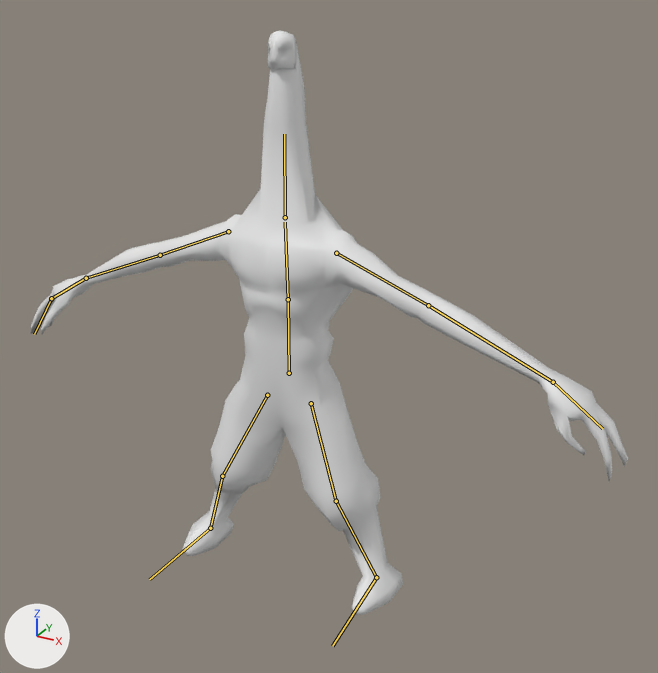
The glTF model fighters/Mutant/Mutant.glb: old version first, new version second.
Camera for both pictures: a 50 mm lens placed at (5.15, -8.42, 7.87), pointed at (0.27, 0.46, 3.43). The lights are fixed; the arrows at lower left show +X, +Y and +Z. The first picture is the older version. The bones that change, and the others that lie on the model, are drawn over the model as lines.

In view in the first picture: 'mutantmaske', 'mutantmesh'.
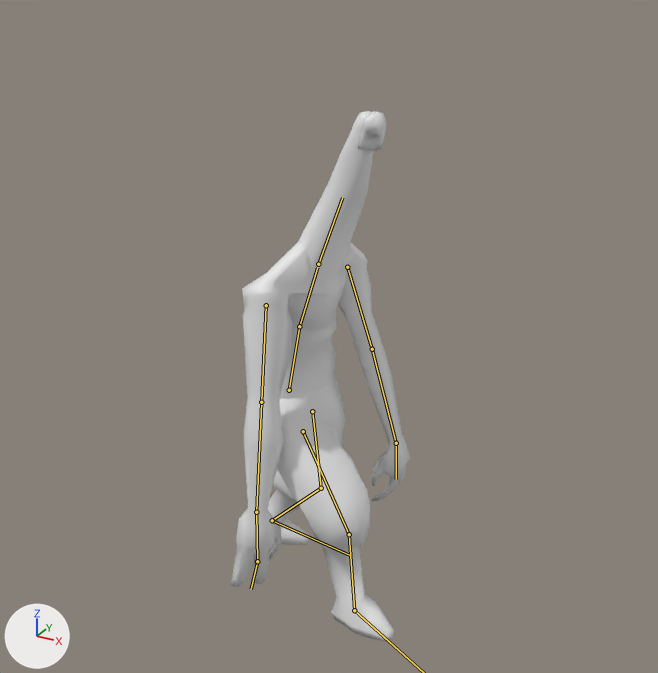
The newer file adds an action. The first version stands in its rest pose; the second is drawn at frame 34 of the action 'Walkb'.

What differs and where, as boxes [x1, y1, x2, y2] in the pictures (658 x 673 px):
```json
{"object": "mutantmesh", "change": "posed", "before": [30, 44, 628, 615], "after": [230, 111, 410, 642], "on screen": "70% narrower, 7% shorter"}
{"object": "mutantmaske", "change": "posed", "before": [268, 31, 297, 69], "after": [357, 111, 386, 151]}
{"bone": "Bone", "before": "(289, 373) to (288, 299)", "after": "(289, 390) to (299, 326)"}
{"bone": "Bone.001", "before": "(288, 299) to (285, 222)", "after": "(299, 326) to (317, 267)"}
{"bone": "Bone.002", "before": "(285, 217) to (284, 134)", "after": "(318, 264) to (342, 197)"}
{"bone": "Bone.003", "before": "(336, 253) to (428, 305)", "after": "(347, 267) to (372, 349)"}
{"bone": "Bone.005", "before": "(228, 231) to (160, 255)", "after": "(266, 305) to (261, 402)"}
{"bone": "Bone.010", "before": "(311, 403) to (336, 501)", "after": "(312, 411) to (321, 488)"}
{"bone": "Bone.011", "before": "(336, 501) to (376, 577)", "after": "(321, 488) to (272, 520)"}
{"bone": "Bone.012", "before": "(376, 577) to (332, 646)", "after": "(272, 520) to (350, 555)"}
{"bone": "Bone.013", "before": "(267, 395) to (222, 476)", "after": "(303, 431) to (349, 534)"}
{"bone": "Bone.014", "before": "(222, 476) to (210, 528)", "after": "(349, 534) to (354, 610)"}
```

The change, as JSON lines over the scene's bpy script:
```json
{"block": "bone_bone", "where": "bone_bone = bpy.data.objects['mutantarmature'].pose.bones['Bone']"}
{"op": "set", "path": "bone_bone.location", "old": "(0.0, 0.0, 0.0)", "new": "(-0.23, -0.45, -0.37)"}
{"op": "set", "path": "bone_bone.rotation_quaternion", "old": "(1.0, 0.0, 0.0, 0.0)", "new": "(0.774, 0.08, 0.625, -0.065)", "note": "degrees (0, 0, 0) -> degrees (12, 78, 0)"}
{"block": "bone_bone_001", "where": "bone_bone_001 = bpy.data.objects['mutantarmature'].pose.bones['Bone.001']  # child of 'Bone'"}
{"op": "set", "path": "bone_bone_001.rotation_quaternion", "old": "(1.0, 0.0, 0.0, 0.0)", "new": "(0.995, 0.092, 0.012, 0.029)", "note": "degrees (0, 0, 0) -> degrees (11, 1, 3)"}
{"block": "bone_bone_002", "where": "bone_bone_002 = bpy.data.objects['mutantarmature'].pose.bones['Bone.002']  # child of 'Bone.001'"}
{"op": "set", "path": "bone_bone_002.rotation_quaternion", "old": "(1.0, 0.0, 0.0, 0.0)", "new": "(1.0, 0.012, 0.002, -0.004)", "note": "degrees (0, 0, 0) -> degrees (1, 0, 0)"}
{"block": "bone_bone_003", "where": "bone_bone_003 = bpy.data.objects['mutantarmature'].pose.bones['Bone.003']  # child of 'Bone.001'"}
{"op": "set", "path": "bone_bone_003.rotation_quaternion", "old": "(1.0, 0.0, 0.0, 0.0)", "new": "(0.745, 0.471, 0.414, -0.229)", "note": "degrees (0, 0, 0) -> degrees (67, 56, 5)"}
{"block": "bone_bone_005", "where": "bone_bone_005 = bpy.data.objects['mutantarmature'].pose.bones['Bone.005']  # child of 'Bone.001'"}
{"op": "set", "path": "bone_bone_005.rotation_quaternion", "old": "(1.0, 0.0, 0.0, 0.0)", "new": "(0.834, 0.345, -0.267, 0.337)", "note": "degrees (0, 0, 0) -> degrees (33, -43, 31)"}
{"block": "bone_bone_010", "where": "bone_bone_010 = bpy.data.objects['mutantarmature'].pose.bones['Bone.010']"}
{"op": "set", "path": "bone_bone_010.location", "old": "(0.0, 0.0, 0.0)", "new": "(0.44, 0.19, -0.59)"}
{"op": "set", "path": "bone_bone_010.rotation_quaternion", "old": "(1.0, 0.0, 0.0, 0.0)", "new": "(0.71, -0.228, -0.666, -0.035)", "note": "degrees (0, 0, 0) -> degrees (-88, -74, 66)"}
{"block": "bone_bone_011", "where": "bone_bone_011 = bpy.data.objects['mutantarmature'].pose.bones['Bone.011']  # child of 'Bone.010'"}
{"op": "set", "path": "bone_bone_011.rotation_quaternion", "old": "(1.0, 0.0, 0.0, 0.0)", "new": "(0.972, -0.22, -0.083, -0.002)", "note": "degrees (0, 0, 0) -> degrees (-26, -9, 2)"}
{"block": "bone_bone_012", "where": "bone_bone_012 = bpy.data.objects['mutantarmature'].pose.bones['Bone.012']  # child of 'Bone.011'"}
{"op": "set", "path": "bone_bone_012.rotation_quaternion", "old": "(1.0, 0.0, 0.0, 0.0)", "new": "(0.98, 0.198, -0.034, -0.009)", "note": "degrees (0, 0, 0) -> degrees (23, -4, -2)"}
{"block": "bone_bone_013", "where": "bone_bone_013 = bpy.data.objects['mutantarmature'].pose.bones['Bone.013']"}
{"op": "set", "path": "bone_bone_013.location", "old": "(0.0, 0.0, 0.0)", "new": "(-0.68, 0.02, 0.07)"}
{"op": "set", "path": "bone_bone_013.rotation_quaternion", "old": "(1.0, 0.0, 0.0, 0.0)", "new": "(0.819, 0.14, -0.286, 0.477)", "note": "degrees (0, 0, 0) -> degrees (-3, -37, 61)"}
{"block": "bone_bone_014", "where": "bone_bone_014 = bpy.data.objects['mutantarmature'].pose.bones['Bone.014']  # child of 'Bone.013'"}
{"op": "set", "path": "bone_bone_014.rotation_quaternion", "old": "(1.0, 0.0, 0.0, 0.0)", "new": "(0.971, -0.148, -0.183, -0.041)", "note": "degrees (0, 0, 0) -> degrees (-17, -22, -2)"}
{"block": "bone_bone_015", "where": "bone_bone_015 = bpy.data.objects['mutantarmature'].pose.bones['Bone.015']  # child of 'Bone.014'"}
{"op": "set", "path": "bone_bone_015.rotation_quaternion", "old": "(1.0, 0.0, 0.0, 0.0)", "new": "(0.985, -0.122, -0.053, -0.106)", "note": "degrees (0, 0, 0) -> degrees (-13, -7, -11)"}
```
